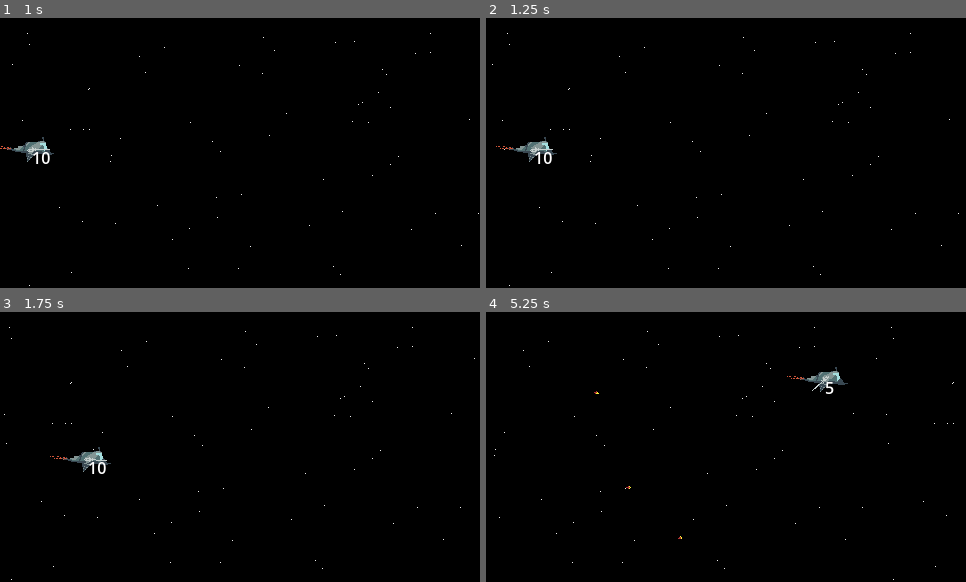
Above: before the commit, frames 1-4 (two rows, left to right).
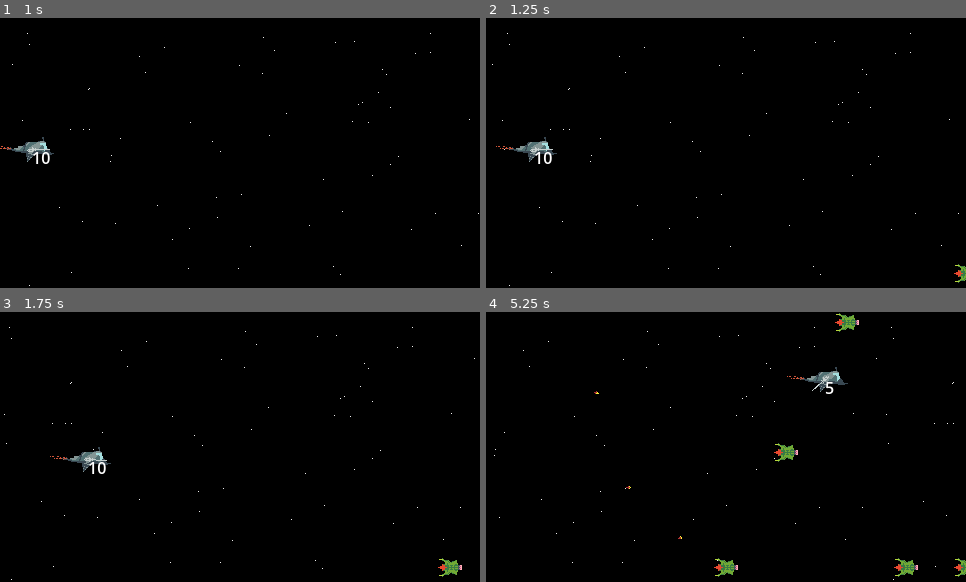
Above: after the commit, the same moments.

Repository: Wiolarz/Polyspear
Game: Godot game, scene res://Scenes/basic_map.tscn
The game is run twice, just before and just after one commit, with the same random seed, the same clock (stepped at 60 frames per second) and the same inputs.
Inputs (mouse positions are in pixels of both pictures, inside the frame that each line leads up to):
- Up to frame 1 (1 s): move the mouse to (345, 139) at 0.52 s; hold Right from 0.53 s (still down); hold Ctrl (KEY_BREAKS) from 0.53 s (still down)
- Up to frame 2 (1.25 s): keep holding Right; keep holding Ctrl (KEY_BREAKS)
- Up to frame 3 (1.75 s): move the mouse to (144, 460) at 1.27 s; release Right at 1.28 s; release Ctrl (KEY_BREAKS) at 1.28 s; hold Down from 1.28 s (still down); tap S (KEY_DOWN) at 1.35 s
- Up to frame 4 (5.25 s): move the mouse to (774, 387) at 2.02 s; release Down at 2.03 s; hold Right 2.03-2.78 s; tap A (KEY_LEFT) at 2.1 s; move the mouse to (702, 501) at 2.77 s; hold Up 2.78-3.53 s; tap D (KEY_RIGHT) at 2.85 s; move the mouse to (870, 487) at 3.52 s; press the mouse at (870, 487) at 3.53 s; hold Left 3.53-5.03 s; move the mouse to (582, 406) at 4.27 s; release the mouse at (582, 406) at 4.28 s; tap W (KEY_UP) at 4.35 s; move the mouse to (750, 447) at 5.02 s; hold Down from 5.03 s (still down); hold Ctrl (KEY_BREAKS) from 5.03 s (still down)

Frame 1 is identical in both runs. In frame 2, less than 0.1% of the frame differs, in the area x 97-100%, y 91-99%; in frame 3, 0.2%; in frame 4, 0.8%, in the area x 47-100%, y 0-99%.

Commit message:
Working damage system + basic enemy spawner

Diff:
--- a/Scenes/basic_map_elements/enemy_waves.tscn
+++ b/Scenes/basic_map_elements/enemy_waves.tscn
@@ -1,3 +1,17 @@
-[gd_scene format=3 uid="uid://c4gk7hw7scja8"]
+[gd_scene load_steps=2 format=3 uid="uid://c4gk7hw7scja8"]
 
-[node name="Enemy_waves" type="Node"]
+[ext_resource type="Script" path="res://Scripts/Gameplay/EnemyWaves.gd" id="1_flw2s"]
+
+[node name="Enemy_waves" type="Node2D"]
+script = ExtResource("1_flw2s")
+
+[node name="SpawnLocations" type="Node2D" parent="."]
+position = Vector2(496, 142)
+
+[node name="Marker2D" type="Marker2D" parent="SpawnLocations"]
+position = Vector2(1, -130)
+
+[node name="Marker2D2" type="Marker2D" parent="SpawnLocations"]
+
+[node name="Marker2D3" type="Marker2D" parent="SpawnLocations"]
+position = Vector2(0, 115)
--- a/Scenes/enemy.tscn
+++ b/Scenes/enemy.tscn
@@ -1,17 +1,23 @@
-[gd_scene load_steps=4 format=3 uid="uid://cwide0xku3oan"]
+[gd_scene load_steps=5 format=3 uid="uid://cwide0xku3oan"]
 
 [ext_resource type="Script" path="res://Scripts/Gameplay/Enemy.gd" id="1_anf5l"]
 [ext_resource type="Texture2D" uid="uid://djv22d5tl3s24" path="res://Art/Ships/enemy1.png" id="1_dqoda"]
+[ext_resource type="Script" path="res://Scripts/Gameplay/hitbox.gd" id="3_v0fpb"]
 
 [sub_resource type="RectangleShape2D" id="RectangleShape2D_3yne5"]
 size = Vector2(20, 16)
 
-[node name="Enemy" type="Area2D"]
+[node name="Enemy" type="Node2D"]
 script = ExtResource("1_anf5l")
 
-[node name="CollisionShape2D" type="CollisionShape2D" parent="."]
+[node name="Sprite2D" type="Sprite2D" parent="."]
+texture = ExtResource("1_dqoda")
+
+[node name="hitbox" type="Area2D" parent="."]
+script = ExtResource("3_v0fpb")
+
+[node name="CollisionShape2D" type="CollisionShape2D" parent="hitbox"]
 position = Vector2(0, -1)
 shape = SubResource("RectangleShape2D_3yne5")
 
-[node name="Sprite2D" type="Sprite2D" parent="."]
-texture = ExtResource("1_dqoda")
+[connection signal="death" from="hitbox" to="." method="_on_hitbox_death"]
--- a/Scenes/player.tscn
+++ b/Scenes/player.tscn
@@ -58,4 +58,5 @@
 script = ExtResource("7_btfv1")
 gun = NodePath("../GunTurret/Guns/Gun")
 
+[connection signal="death" from="hitbox" to="." method="_on_hitbox_death"]
 [connection signal="turret_shoots" from="GunTurret" to="." method="_on_gun_turret_turret_shoots"]
--- a/Scripts/Gameplay/Bullet.gd
+++ b/Scripts/Gameplay/Bullet.gd
@@ -14,6 +14,7 @@
 
 var death_timer = 10000
 
+var bullet_owner = null
 
 # Called when the node enters the scene tree for the first time.
 func _ready():
@@ -32,6 +33,11 @@
 
 
 func _on_area_entered(area:Area2D):
-	return
-	if area.has_method("damage"):
+	if area.has_method("damage") and not area == bullet_owner:
 		area.damage(self)
+
+
+func scrape(plates_pierced):
+	armor_pierce -= plates_pierced
+	if armor_pierce <= 0:
+		queue_free()
--- a/Scripts/Gameplay/BulletManager.gd
+++ b/Scripts/Gameplay/BulletManager.gd
@@ -2,12 +2,12 @@
 
 
 
-func _on_player_bullet(pos, dir, ammo):
+func _on_player_bullet(pos, dir, ammo, bullet_owner):
 	if ammo == null:
 		print("null bullet")
 		return
 	var bullet = ammo.instantiate() as Area2D
-
+	bullet.bullet_owner = bullet_owner
 	bullet.position = pos
 	bullet.rotation_degrees = dir
 	add_child(bullet)
--- a/Scripts/Gameplay/Enemy.gd
+++ b/Scripts/Gameplay/Enemy.gd
@@ -1,12 +1,12 @@
-extends Area2D
+extends Node2D
 
 
-# Called when the node enters the scene tree for the first time.
-func _ready():
-	pass # Replace with function body.
 
 
-# Called every frame. 'delta' is the elapsed time since the previous frame.
-func _process(delta):
+func _process(_delta):
 	position.x -= 1
-	pass
+
+
+
+func _on_hitbox_death():
+	queue_free()
--- /dev/null
+++ b/Scripts/Gameplay/EnemyWaves.gd
@@ -0,0 +1,24 @@
+extends Node2D
+
+
+var enemy_scene: PackedScene = preload("res://Scenes/enemy.tscn")
+
+@onready var spawn_locations = $SpawnLocations.get_children()
+
+var timer = 0
+
+func _physics_process(_delta):
+	if enemy_scene == null:
+		print("null enemy")
+		return
+
+
+	timer += 1
+	if timer == 60:
+		timer = 0
+		# print("spawn enemy")
+		var enemy = enemy_scene.instantiate() as Node2D
+
+		enemy.position = spawn_locations[randi_range(0, spawn_locations.size() - 1)].global_position
+
+		add_child(enemy)
--- a/Scripts/Gameplay/Gun.gd
+++ b/Scripts/Gameplay/Gun.gd
@@ -27,6 +27,10 @@
 
 
 func reload(avalaible_ammo):
+	"""
+	Takes number of bullets turret has
+
+	"""
 	shooting_cooldown = reload_time
 	ammuniton = min(max_ammunition, avalaible_ammo)
 	return ammuniton
--- a/Scripts/Gameplay/hitbox.gd
+++ b/Scripts/Gameplay/hitbox.gd
@@ -1,20 +1,39 @@
 extends Area2D
 
+signal death()
 
-@export var max_health = [100, 50, 20]
+@export var max_health = [10, 5, 2]
 var cur_health = max_health
-
-# Called when the node enters the scene tree for the first time.
-func _ready():
-	pass # Replace with function body.
-
-
-# Called every frame. 'delta' is the elapsed time since the previous frame.
-func _process(delta):
-	pass
 
 
 func damage(bullet):
-	if bullet.is_class(Bullet):
-		for plate in range(bullet.armor_pierce - 1):
-			cur_health[plate] = min(cur_health[plate], bullet.damage)
+	#if bullet.is_class(Bullet):
+	print(cur_health)
+	var pierced_plates = 0  # value by which bullet is weakened if it managed to pierce the ship
+	for plate in range(bullet.armor_pierce):  # depending on bullet piercing power, it damages more plates
+		if plate >= cur_health.size():
+			break
+		pierced_plates += 1
+		cur_health[plate] -= bullet.damage
+
+	bullet.scrape(pierced_plates)
+
+	print(cur_health)
+	if cur_health[-1] <= 0:
+		print("emitted death")
+		emit_signal("death")
+		return
+
+
+	# PLATES REMOVAL
+	# could be replaced with simply skipping 0HP plates
+	var to_be_removed = []
+
+	for i in range(cur_health.size()):
+		if cur_health[i] <= 0:
+			to_be_removed.append(i)
+
+	var i = 0
+	for removal in to_be_removed:
+		cur_health.pop_at(removal - i)
+		i += 1
--- a/Scripts/Gameplay/player.gd
+++ b/Scripts/Gameplay/player.gd
@@ -17,7 +17,7 @@
 
 
 
-signal bullet(pos, dir, bullet_scene)
+signal bullet(pos, dir, bullet_scene, bullet_owner)
 
 
 func _ready():
@@ -103,4 +103,8 @@
 
 
 func _on_gun_turret_turret_shoots(pos, dir, bullet_sc):
-	emit_signal("bullet", pos, dir, bullet_sc)
+	emit_signal("bullet", pos, dir, bullet_sc, $hitbox)
+
+
+func _on_hitbox_death():
+	queue_free()
--- a/Scripts/UI/AmmoCounter.gd
+++ b/Scripts/UI/AmmoCounter.gd
@@ -2,11 +2,7 @@
 
 @export var gun : Gun
 
-# Called when the node enters the scene tree for the first time.
-func _ready():
-	pass # Replace with function body.
 
 
-# Called every frame. 'delta' is the elapsed time since the previous frame.
 func _process(delta):
-	text = str(gun.ammuniton if gun else "???")
+	text = str(gun.ammuniton if gun else "no gun")
